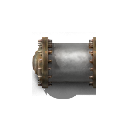
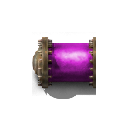
Layer changes from the first 128 x 128 image to the second:
pixels changed over (48, 42, 94, 82) (layer not identified)
